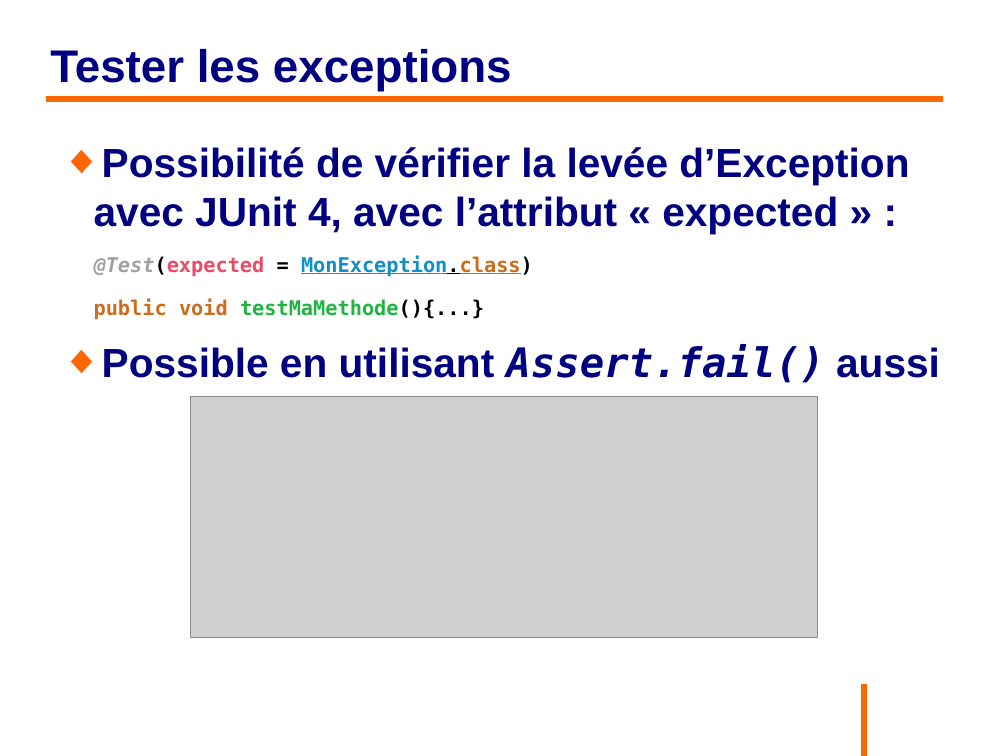
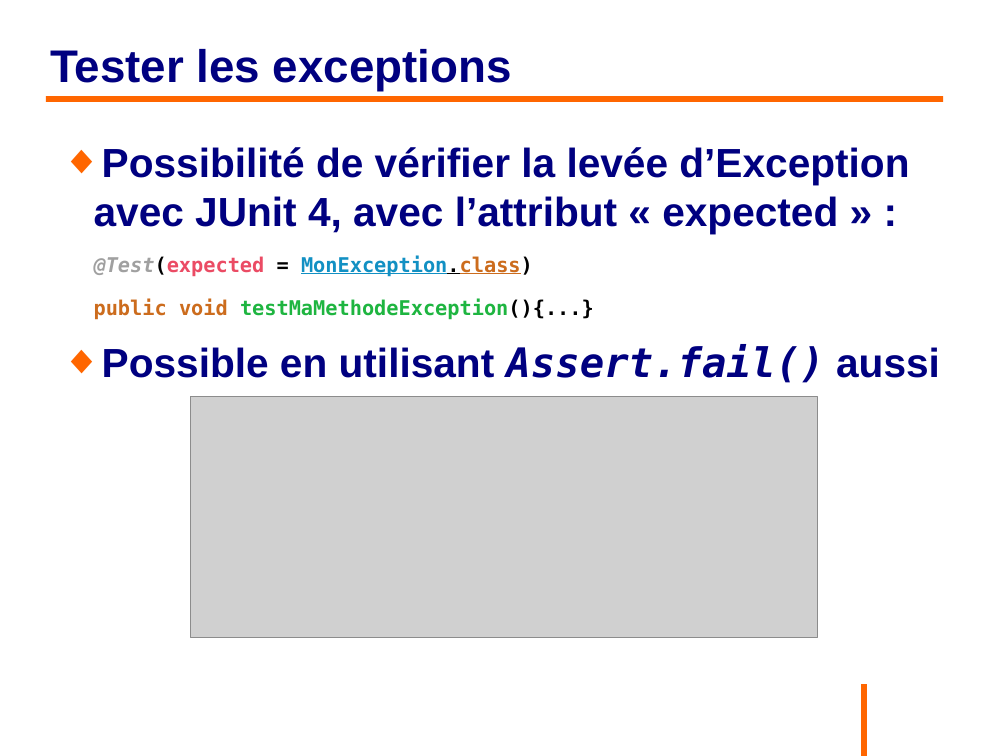
Before and after one commit to philphils/tests-unitaires-et-moins-unitaires, a slide deck: slide 27 of tests-unitaires-cours/nouveauDiapo/diapo_tests_unitaires.odp. Drawn at 1008x756 pixels with LibreOffice and Linux fonts; fonts in the diff are those of the drawing; grey boxes stand for pictures; background and template pictures are left out. Boxes give left, top, right and bottom in pixels: in the first picture for what was removed or moved away, otherwise in the second. Text is boxed around its words. In the diff, an @@ line names an element or a change of style, - is before the commit and + after.

```diff
--- a/tests-unitaires-cours/nouveauDiapo/diapo_tests_unitaires.odp
+++ b/tests-unitaires-cours/nouveauDiapo/diapo_tests_unitaires.odp
@@ text at [94, 298, 594, 320]: text changed @@
-public void testMaMethode(){...}
+public void testMaMethodeException(){...}
```
Also in this commit, not shown: 2 other slides changed.
